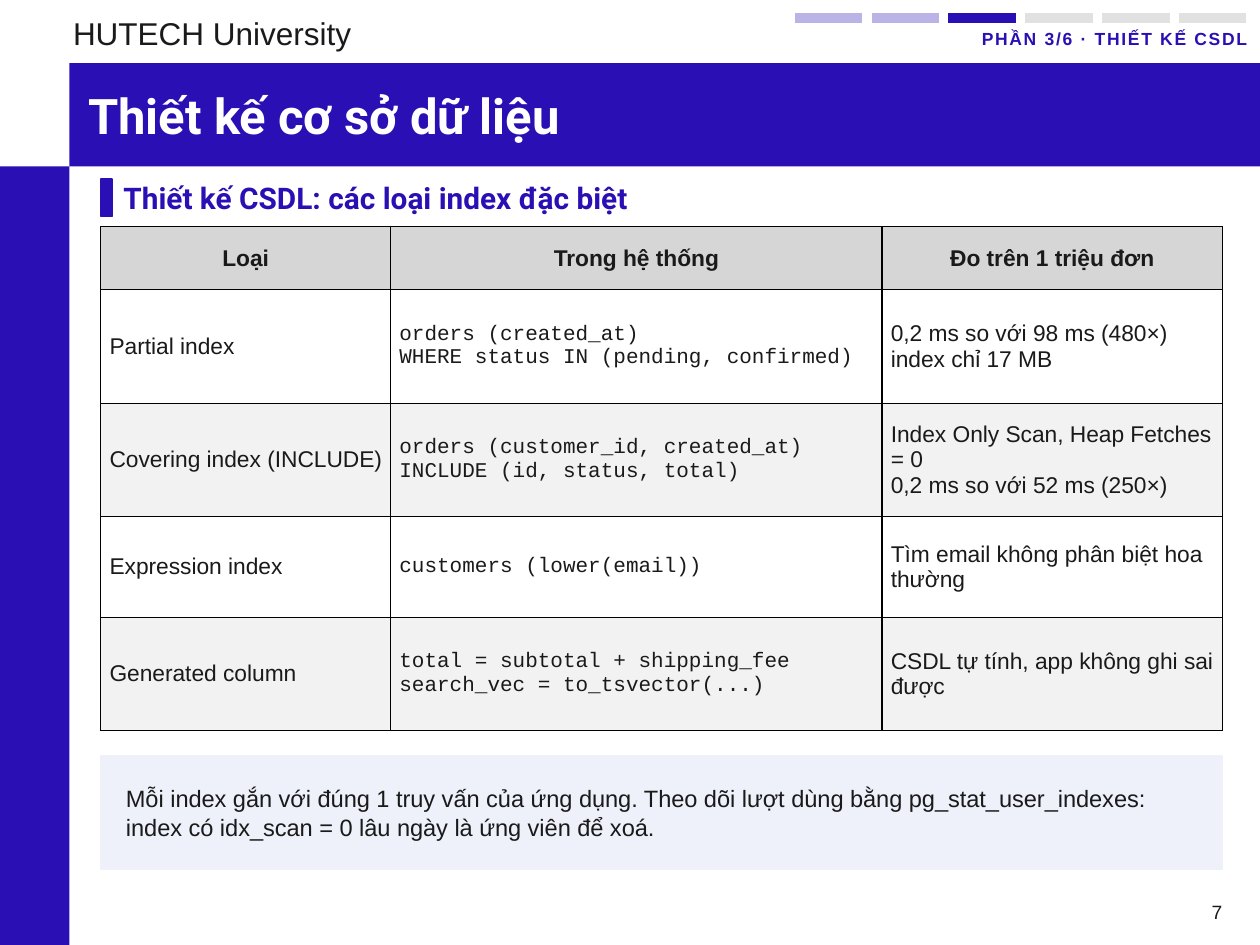
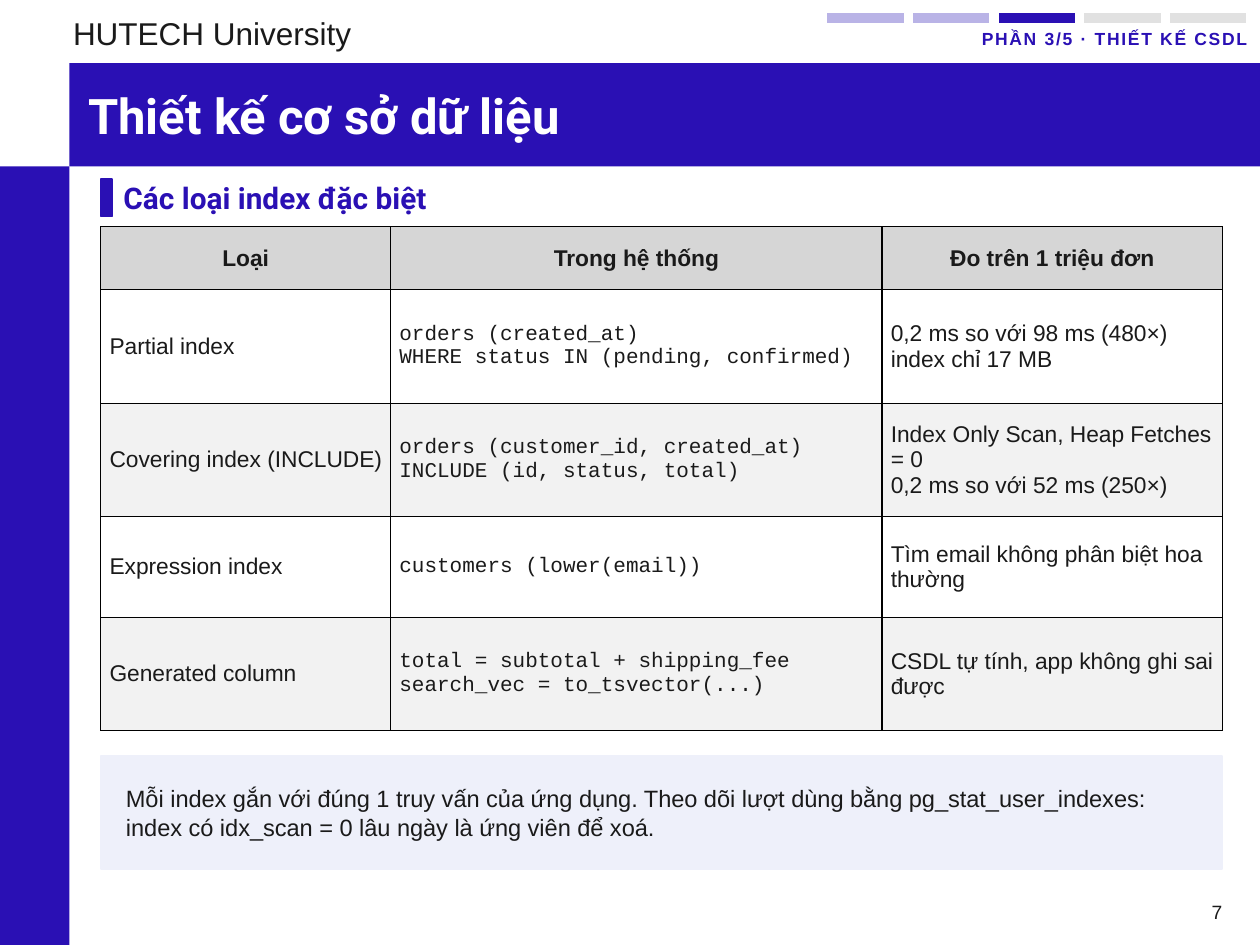
Before and after one commit to phunganhtuan123/master-csdl, a slide deck: slide 7 of docs/Slide_CSDL_Nhom6_PostgreSQL.pptx. Drawn at 1260x945 pixels with LibreOffice and Linux fonts; fonts in the diff are those of the drawing; background and template pictures are left out. Boxes give left, top, right and bottom in pixels: in the first picture for what was removed or moved away, otherwise in the second. Text is boxed around its words. In the diff, an @@ line names an element or a change of style, - is before the commit and + after.

Commit message:
Slide: gộp 6 tính năng vào phần 3 Thiết kế CSDL (5 phần), tiêu đề phụ in đậm trong body

```diff
--- a/docs/Slide_CSDL_Nhom6_PostgreSQL.pptx
+++ b/docs/Slide_CSDL_Nhom6_PostgreSQL.pptx
@@ rectangle: place and size @@
-rectangle at (794, 13, 863, 24)
+rectangle at (827, 13, 905, 24)
@@ rectangle: place and size @@
-rectangle at (871, 13, 940, 24)
+rectangle at (912, 13, 990, 24)
@@ rectangle: place and size @@
-rectangle at (948, 13, 1017, 24)
+rectangle at (998, 13, 1076, 24)
@@ rectangle removed at (1024, 13, 1094, 24) @@
@@ rectangle: place and size @@
-rectangle at (1101, 13, 1171, 24)
+rectangle at (1084, 13, 1162, 24)
@@ rectangle: place and size @@
-rectangle at (1178, 13, 1247, 24)
+rectangle at (1169, 13, 1247, 24)
@@ text at (123, 186, 427, 215): text changed @@
-Thiết kế CSDL: các loại index đặc biệt
+Các loại index đặc biệt
```
Also in this commit, not shown: 15 other slides changed, 2 other files.
